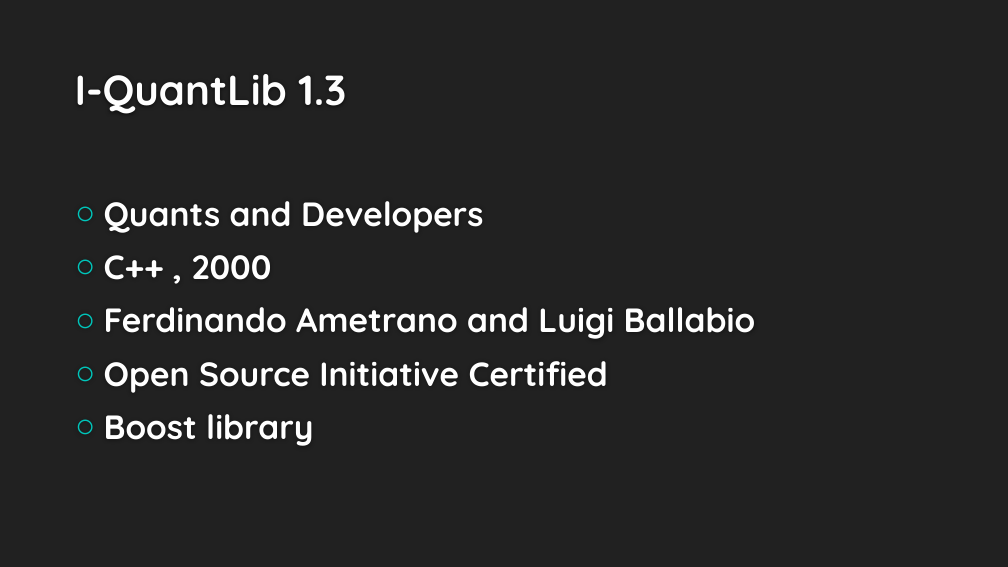
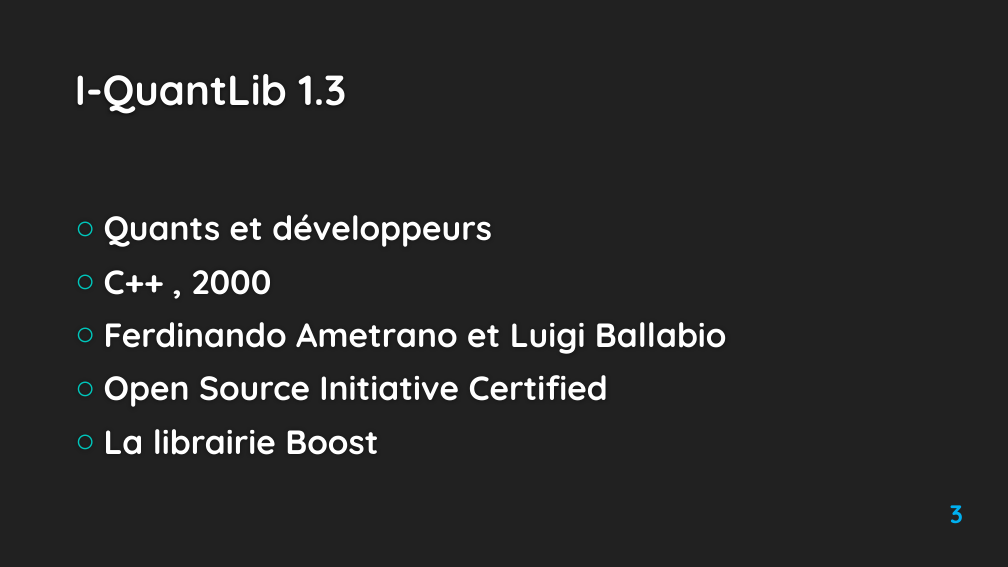
Before and after one commit to Ayadi07/Quantlib, a slide deck: slide 3 of report and presentation/QuantLib1.3 16-01-2014-modified version.pptx. Drawn at 1008x567 pixels with LibreOffice and Linux fonts; fonts in the diff are those of the drawing; background and template pictures are left out. Boxes give left, top, right and bottom in pixels: in the first picture for what was removed or moved away, otherwise in the second. Text is boxed around its words. In the diff, an @@ line names an element or a change of style, - is before the commit and + after.

```diff
--- a/report and presentation/QuantLib1.3 16-01-2014-modified version.pptx
+++ b/report and presentation/QuantLib1.3 16-01-2014-modified version.pptx
@@ text at bbox=[104, 214, 492, 247]: text changed @@
-○ Quants and Developers
+○ Quants et développeurs
@@ text at bbox=[104, 322, 727, 354]: text changed @@
-○ Ferdinando Ametrano and Luigi Ballabio
+○ Ferdinando Ametrano et Luigi Ballabio
@@ text at bbox=[104, 429, 378, 455]: text changed @@
-○ Boost library
+○ La librairie Boost
@@ page number added at bbox=[950, 505, 963, 524], 24 pt, text #00B0F0, bold @@
+3
```
Also in this commit, not shown: 4 other slides changed, 16 slides added, 8 slides removed, 2 other files.
